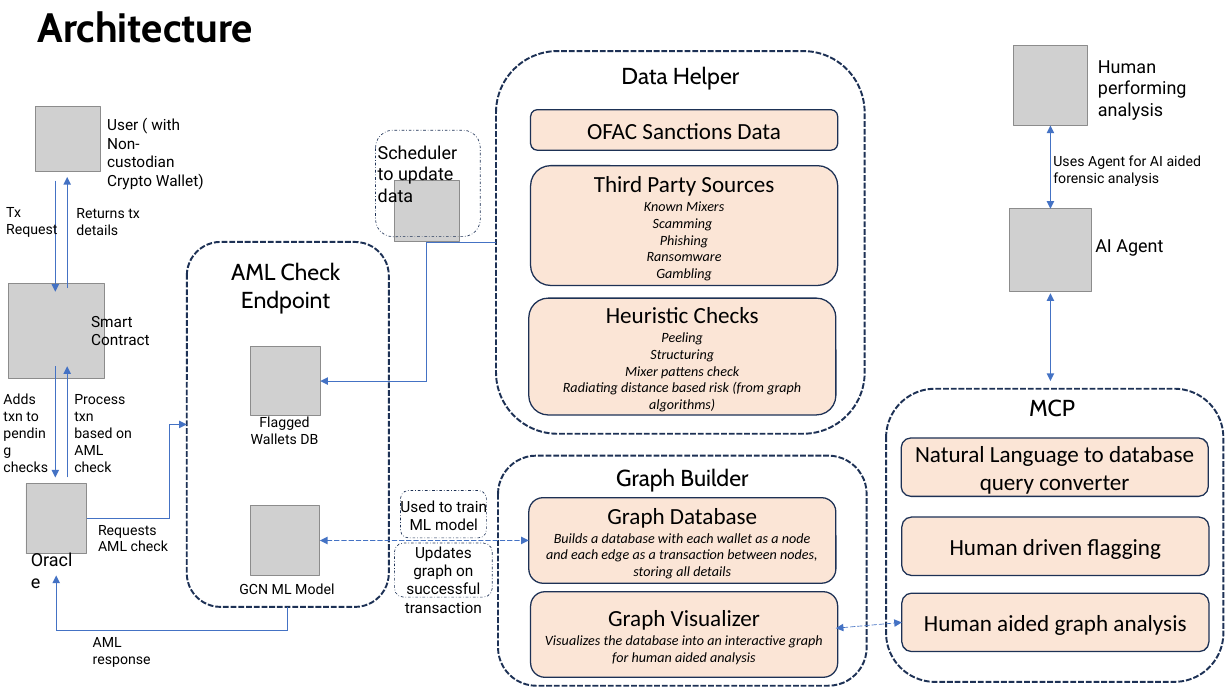
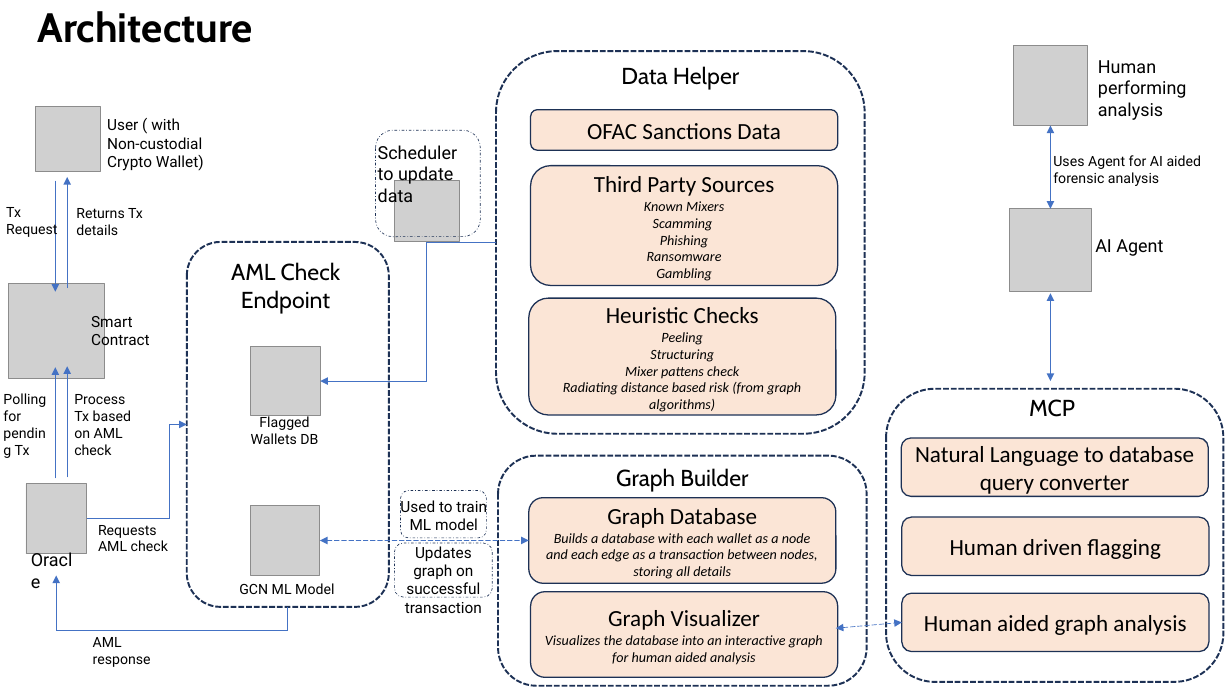
Before and after one commit to dev6576/Team4-CosmBlockchain, a slide deck: slide 3 of architecture/arch/Solution.pptx. Drawn at 1232x693 pixels with LibreOffice and Linux fonts; fonts in the diff are those of the drawing; grey boxes stand for pictures. Boxes give left, top, right and bottom in pixels: in the first picture for what was removed or moved away, otherwise in the second. Text is boxed around its words. In the diff, an @@ line names an element or a change of style, - is before the commit and + after.

```diff
--- a/architecture/arch/Solution.pptx
+++ b/architecture/arch/Solution.pptx
@@ text at [107,118,204,171]: text changed @@
-User ( with Non-custodian Crypto Wallet)
+User ( with Non-custodial Crypto Wallet)
@@ text at [76,208,143,235]: text changed @@
-Returns tx details
+Returns Tx details
@@ arrow moved from (55, 366) - (55, 478) to (55, 479) - (55, 367) @@
@@ text at [3,393,46,455]: text changed @@
-Adds txn to pending checks
+Polling for pending Tx
@@ text at [74,394,131,455]: text changed @@
-Process txn based on AML check
+Process Tx based on AML check
```
